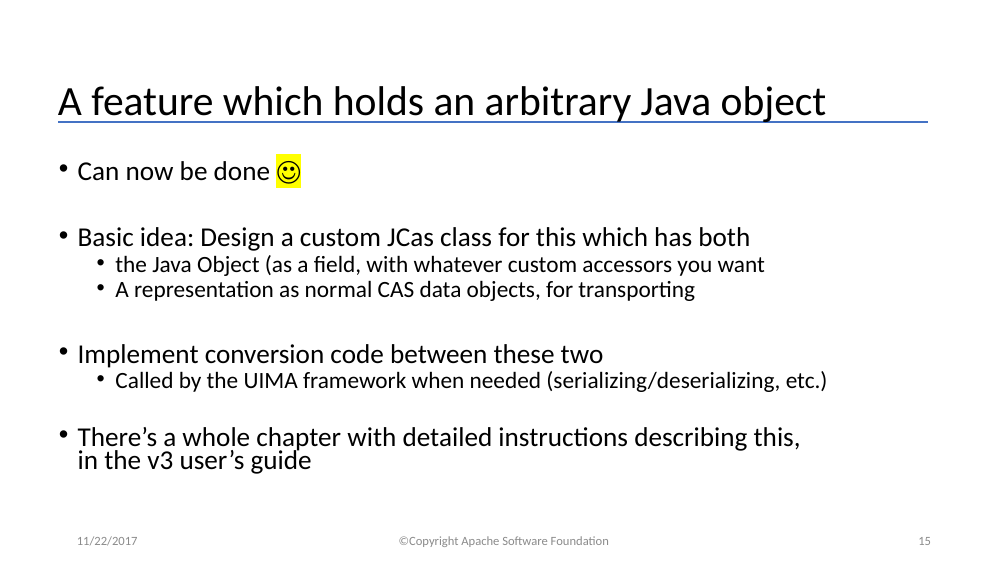
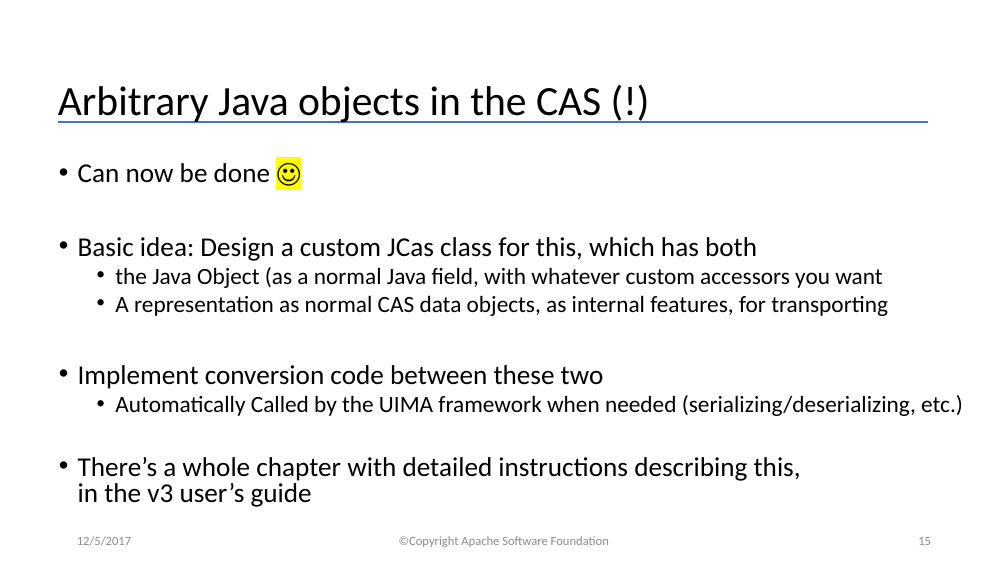
Before and after one commit to apache/uima-site, a slide deck: slide 15 of docs/downloads/uv3/UIMA_V3_Programmers_Solutions.pptx. Drawn at 1008x567 pixels with LibreOffice and Linux fonts; fonts in the diff are those of the drawing. Boxes give left, top, right and bottom in pixels: in the first picture for what was removed or moved away, otherwise in the second. Text is boxed around its words. In the diff, an @@ line names an element or a change of style, - is before the commit and + after.

```diff
--- a/docs/downloads/uv3/UIMA_V3_Programmers_Solutions.pptx
+++ b/docs/downloads/uv3/UIMA_V3_Programmers_Solutions.pptx
@@ title at bbox=[58, 86, 601, 123]: text changed @@
-A feature which holds an arbitrary Java object
+Arbitrary Java objects in the CAS (!)
@@ text at bbox=[78, 163, 801, 507]: line spacing 0.7 to 0.8 @@
@@ text at bbox=[78, 237, 888, 316]: text changed @@
-• Basic idea: Design a custom JCas class for this which has both
-  • the Java Object (as a field, with whatever custom accessors you want
-  • A representation as normal CAS data objects, for transporting
+• Basic idea: Design a custom JCas class for this, which has both
+  • the Java Object (as a normal Java field, with whatever custom accessors you want
+  • A representation as normal CAS data objects, as internal features, for transporting
@@ text at bbox=[115, 395, 963, 416]: text changed @@
-  • Called by the UIMA framework when needed (serializing/deserializing, etc.)
+  • Automatically Called by the UIMA framework when needed (serializing/deserializing, etc.)
@@ text at bbox=[77, 536, 131, 545]: text changed @@
-11/22/2017
+12/5/2017
```
Also in this commit, not shown: 29 other slides changed.
